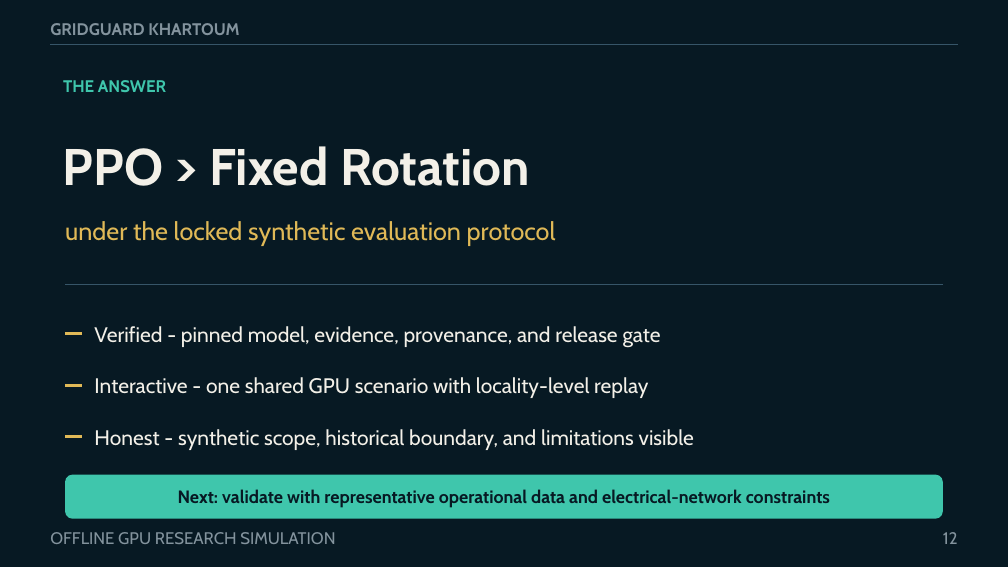
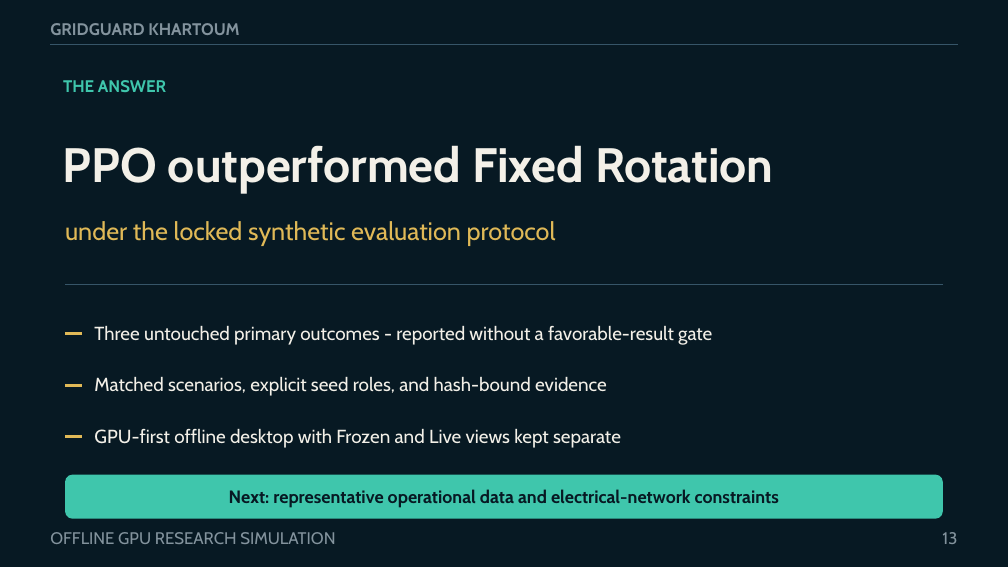
Before and after one commit to boomout2012-afk/gridguard-khartoum, a slide deck: slide 13 of output/presentation/gridguard-khartoum-defense.pptx (slide 12 before the commit). Drawn at 1008x567 pixels with LibreOffice and Linux fonts; fonts in the diff are those of the drawing. Boxes give left, top, right and bottom in pixels: in the first picture for what was removed or moved away, otherwise in the second. Text is boxed around its words. In the diff, an @@ line names an element or a change of style, - is before the commit and + after.

```diff
--- a/output/presentation/gridguard-khartoum-defense.pptx
+++ b/output/presentation/gridguard-khartoum-defense.pptx
@@ text at <box>63,145,773,194</box>: text changed; size 49 to 46 pt @@
-PPO > Fixed Rotation
+PPO outperformed Fixed Rotation
@@ text at <box>94,326,712,345</box>: text changed; size 20 to 18 pt @@
-Verified - pinned model, evidence, provenance, and release gate
+Three untouched primary outcomes - reported without a favorable-result gate
@@ text at <box>94,377,607,396</box>: text changed; size 20 to 18 pt @@
-Interactive - one shared GPU scenario with locality-level replay
+Matched scenarios, explicit seed roles, and hash-bound evidence
@@ text at <box>94,429,621,448</box>: text changed; size 20 to 18 pt @@
-Honest - synthetic scope, historical boundary, and limitations visible
+GPU-first offline desktop with Frozen and Live views kept separate
@@ text at <box>229,489,779,508</box>: text changed @@
-Next: validate with representative operational data and electrical-network constraints
+Next: representative operational data and electrical-network constraints
@@ text at <box>942,532,957,544</box>: text changed @@
-12
+13
```
Also in this commit, not shown: 5 other slides changed, 7 slides added, 6 slides removed, 2 other files.
